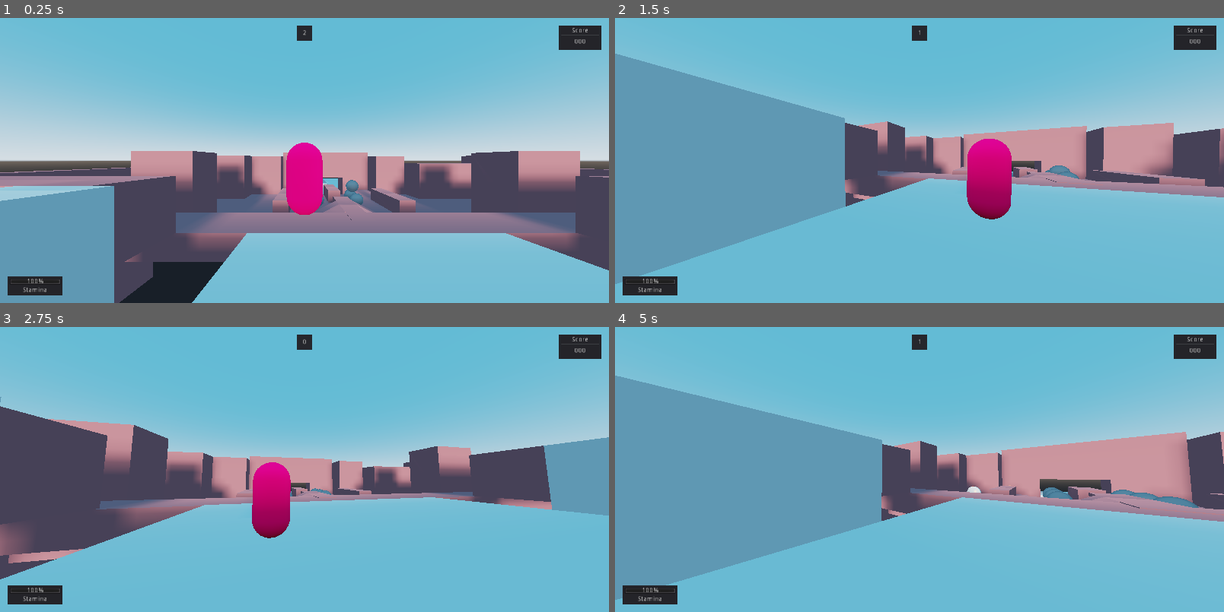
Above: before the commit, frames 1-4 (two rows, left to right).
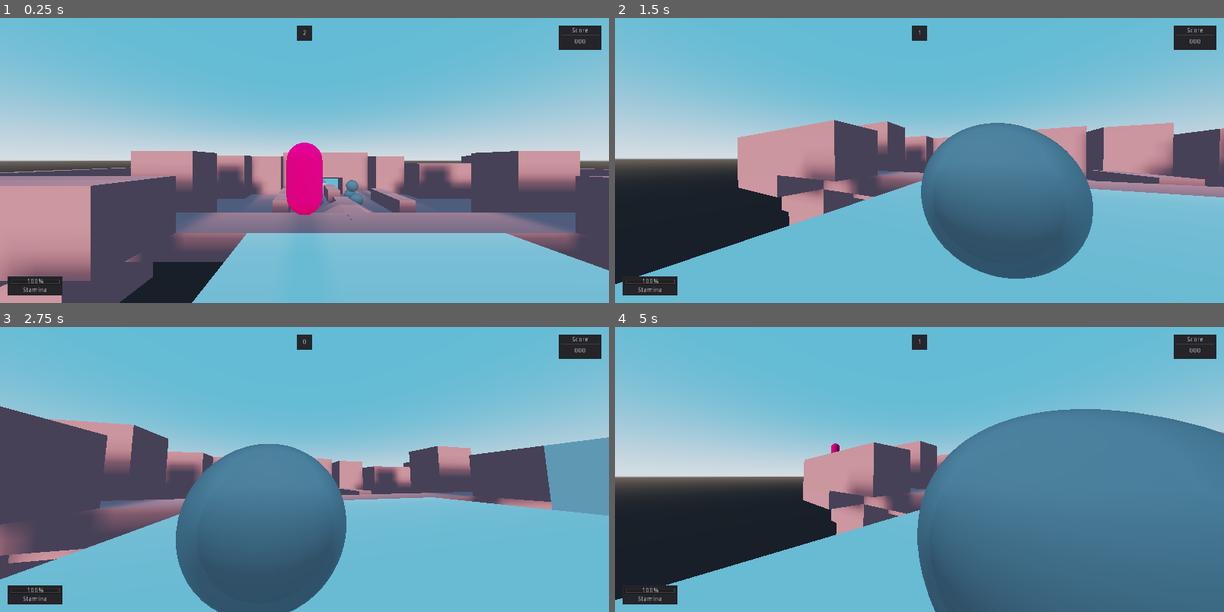
Above: after the commit, the same moments.

Repository: DeerTears/Keep-Away-Game
Game: Godot game, scene res://levels/romping.tscn
The game is run twice, just before and just after one commit, with the same random seed, the same clock (stepped at 60 frames per second) and the same inputs.
Inputs (mouse positions are in pixels of both pictures, inside the frame that each line leads up to):
- Up to frame 1 (0.25 s): no input
- Up to frame 2 (1.5 s): move the mouse to (949, 160) at 0.52 s; move the mouse to (889, 160) at 1.27 s
- Up to frame 3 (2.75 s): move the mouse to (316, 463) at 2.02 s
- Up to frame 4 (5 s): move the mouse to (913, 475) at 2.77 s; move the mouse to (962, 472) at 3.52 s; move the mouse to (870, 466) at 4.27 s

The runs differ from the first frame. In frame 1, 7.5% of the frame differs, in the area x 0-52%, y 58-100%; in frame 2, 33%; in frame 3, 14%; in frame 4, 56%, in the area x 0-100%, y 17-100%.

Commit message:
finally got balls to teleport

Diff:
--- a/levels/romping.tscn
+++ b/levels/romping.tscn
@@ -28,6 +28,9 @@
 tonemap_white = 5.0
 
 [node name="Game" type="Spatial"]
+__meta__ = {
+"_editor_description_": ""
+}
 
 [node name="CSGCombinerC" type="CSGCombiner" parent="."]
 use_collision = true
@@ -91,6 +94,7 @@
 
 [node name="CSGBox3" type="CSGBox" parent="CSGCombinerB"]
 transform = Transform( 1, 0, 0, 0, 1, 0, 0, 0, 1, -15, 0, 14 )
+visible = false
 width = 4.0
 height = 10.0
 depth = 20.0
@@ -303,6 +307,9 @@
 
 [node name="BouncyBall" parent="Targets" instance=ExtResource( 2 )]
 transform = Transform( 1, 0, 0, 0, 1, 0, 0, 0, 1, -3, 0, 0 )
+
+[node name="BouncyBall7" parent="Targets" instance=ExtResource( 2 )]
+transform = Transform( 1, 0, 0, 0, 1, 0, 0, 0, 1, -5, 3, 21 )
 
 [node name="BouncyBall2" parent="Targets" instance=ExtResource( 2 )]
 transform = Transform( 1, 0, 0, 0, 1, 0, 0, 0, 1, -3, 0, -3 )
--- a/scripts/bouncyball.gd
+++ b/scripts/bouncyball.gd
@@ -1,10 +1,19 @@
 extends RigidBody
 
 func teleport(target:Vector3):
-	self.transform.origin = target
+	transform.origin = target
+	force_update_transform() # THIS WAS IT :DDD
+	print(global_transform.origin)
+	set_linear_velocity(Vector3.ZERO)
+	set_angular_velocity(Vector3.ZERO)
+	#set_transform(Transform(Basis(),target))
 	yield(get_tree(),"idle_frame")
-	print(transform.origin)
+
 
 func _on_Area_area_entered(area):
-	if area.get_collision_layer() == 2147483776:
-		teleport(Vector3(rand_range(-50,50), 50, rand_range(-50, 50)))
+	if area.get_parent().name == "Pits":
+		teleport(Vector3(0,20,0))
+		print("use of pits name successful!")
+		return
+#	if area.get_collision_layer() == 2147483776:
+#		teleport(Vector3(rand_range(-50,50), 50, rand_range(-50, 50)))
--- a/scripts/playermove.gd
+++ b/scripts/playermove.gd
@@ -82,10 +82,10 @@
 
 	if area.get_parent().name == "Pits":
 		teleport(GameInfo.get_my_respawn_location(player_number), false)
-		"use of pits name successful!"
+		print("use of pits name successful!")
 		return
-	if area.get_collision_layer() == 2147483776: # hit death barrier area
-		teleport(GameInfo.get_my_respawn_location(player_number), false)
+#	if area.get_collision_layer() == 2147483776: # hit death barrier area
+#		teleport(GameInfo.get_my_respawn_location(player_number), false)
 
 func _input(event):
 	if event is look_device: # todo: test with Joypads
